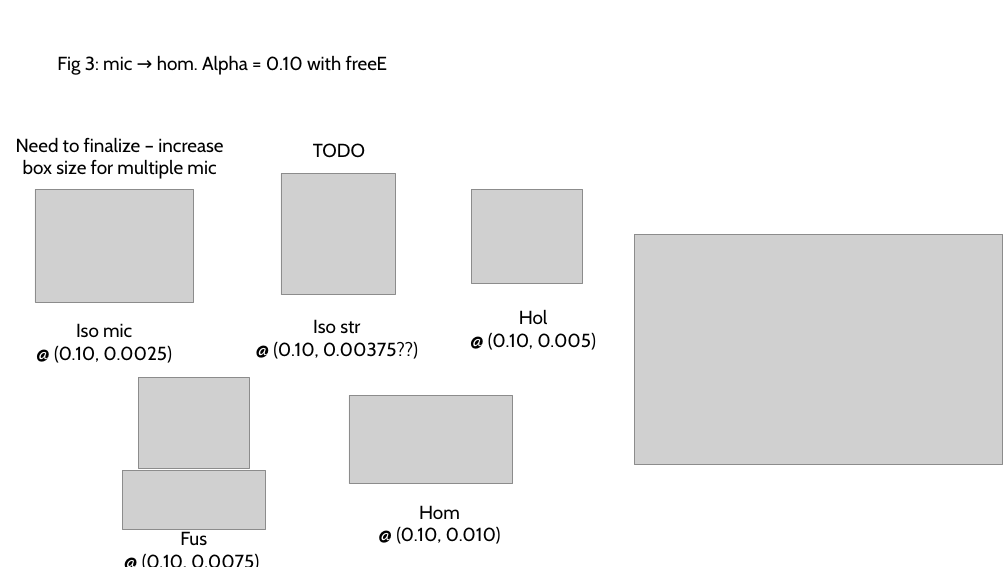
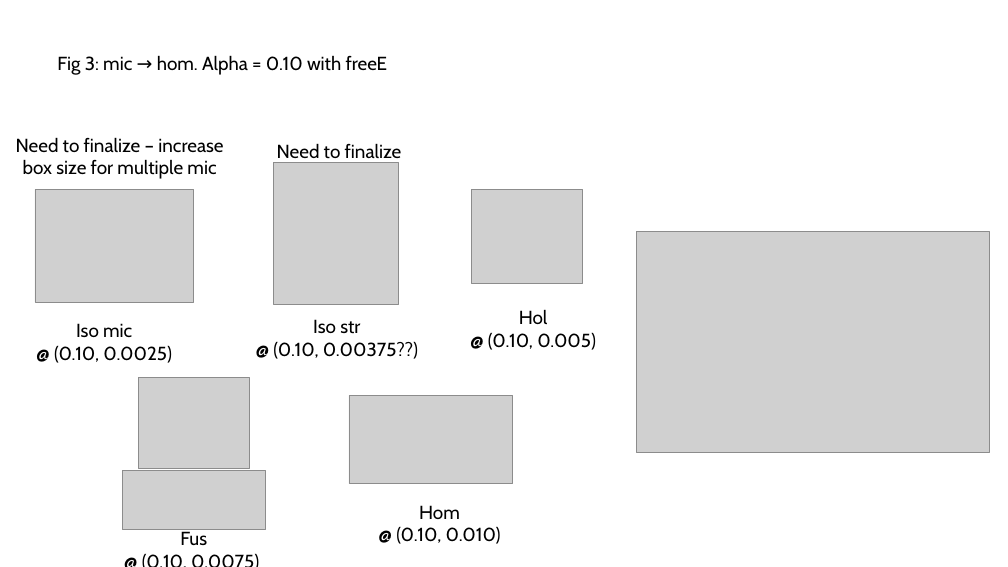
Before and after one commit to tyokokur/presentations, a slide deck: slide 3 of SYSG3_paper.pptx. Drawn at 1008x567 pixels with LibreOffice and Linux fonts; fonts in the diff are those of the drawing; grey boxes stand for pictures. Boxes give left, top, right and bottom in pixels: in the first picture for what was removed or moved away, otherwise in the second. Text is boxed around its words. In the diff, an @@ line names an element or a change of style, - is before the commit and + after.

```diff
--- a/SYSG3_paper.pptx
+++ b/SYSG3_paper.pptx
@@ text at box(277, 143, 402, 164): text changed @@
-TODO
+Need to finalize
@@ picture: place and size @@
-picture at box(281, 174, 395, 295)
+picture at box(274, 163, 399, 305)
@@ picture: place and size @@
-picture at box(634, 234, 1003, 465)
+picture at box(637, 232, 990, 453)
```
Also in this commit, not shown: 3 other slides changed.
